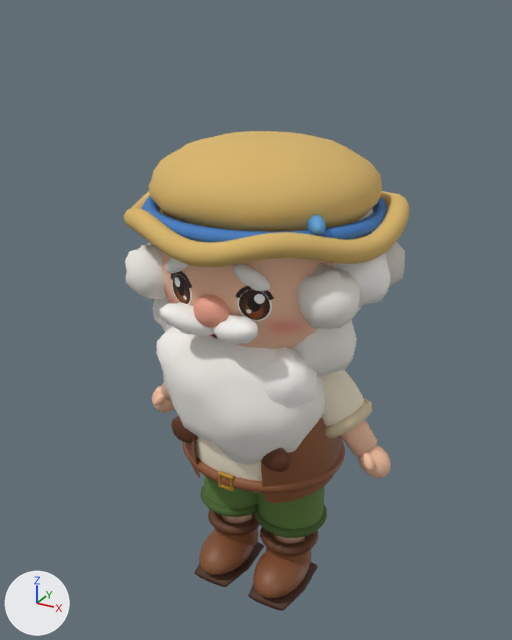
A saved change to the glTF model assets/models/npc_sam_fisherman_v02.glb.
Before and after are seen from a 50 mm camera at (0.821, -1.527, 1.591) aimed at (-0.022, 0.004, 0.825). Lighting does not change. The marker at lower left points along +X, +Y and +Z. The picture after the commit comes second. Vertices at exactly the same position are counted once.

The scene before the commit, as lines of its bpy script (objects in view):
```python
me_npc_sam_fisherman_v02 = bpy.data.meshes.new('npc_sam_fisherman_v02')
me_npc_sam_fisherman_v02.from_pydata(...)  # 11865 vertices, 23060 faces; spans x -0.382..0.382, y -0.328..0.348, z 0.002..1.314
# faces by material slot: [22116, 944]
me_npc_sam_fisherman_v02.materials.append(mat_npc_sam_fisherman_v02_body)
me_npc_sam_fisherman_v02.materials.append(mat_npc_sam_fisherman_v02_face)  # picture img_npc_sam_fisherman_v02_face_happy
ob_npc_sam_fisherman_v02 = bpy.data.objects.new('npc_sam_fisherman_v02', me_npc_sam_fisherman_v02)
ob_npc_sam_fisherman_v02.location = (0.0, 0.0, 0.0)
```
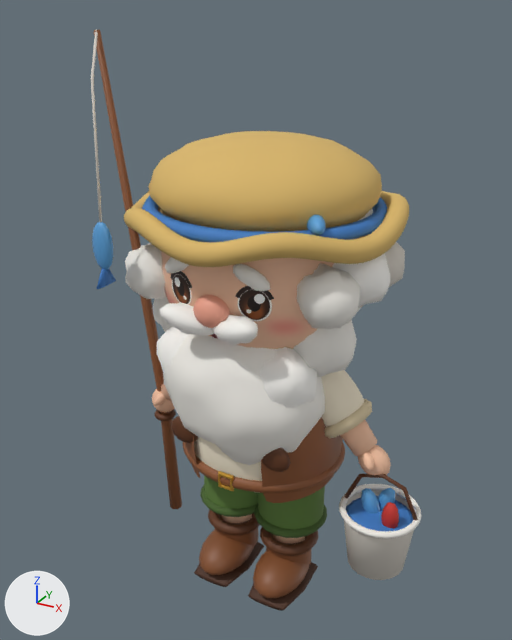
Changed parts and their boxes [x1, y1, x2, y2] in the pictures (512 x 640 px):
```json
{"object": "npc_sam_fisherman_v02", "change": "reshaped", "before": [124, 131, 409, 611], "after": [91, 29, 422, 611], "on screen": "16% wider, 21% taller"}
{"part": 1, "of": "me_npc_sam_fisherman_v02", "change": "added", "after": [92, 222, 113, 270], "on screen": "blue"}
{"part": 2, "of": "me_npc_sam_fisherman_v02", "change": "added", "after": [339, 483, 422, 539]}
{"part": 3, "of": "me_npc_sam_fisherman_v02", "change": "added", "after": [346, 496, 413, 531], "on screen": "blue"}
{"part": 4, "of": "me_npc_sam_fisherman_v02", "change": "added", "after": [361, 488, 380, 514]}
{"part": 5, "of": "me_npc_sam_fisherman_v02", "change": "added", "after": [381, 502, 399, 528]}
{"part": 6, "of": "me_npc_sam_fisherman_v02", "change": "added", "after": [377, 488, 395, 510]}
{"part": 7, "of": "me_npc_sam_fisherman_v02", "change": "added", "after": [154, 410, 176, 421]}
{"part": 8, "of": "me_npc_sam_fisherman_v02", "change": "added", "after": [344, 490, 414, 580]}
{"part": 9, "of": "me_npc_sam_fisherman_v02", "change": "added", "after": [344, 474, 418, 520]}
{"part": 10, "of": "me_npc_sam_fisherman_v02", "change": "added", "after": [94, 30, 182, 509]}
{"part": 11, "of": "me_npc_sam_fisherman_v02", "change": "added", "after": [91, 29, 102, 222]}
{"part": 12, "of": "me_npc_sam_fisherman_v02", "change": "added", "after": [97, 268, 116, 289]}
```

Scene script edits in JSON lines:
```json
{"block": "me_npc_sam_fisherman_v02", "where": "# used by ob_npc_sam_fisherman_v02; location = (0.0, 0.0, 0.0)"}
{"op": "remove", "block": "me_npc_sam_fisherman_v02", "code": "me_npc_sam_fisherman_v02.from_pydata(...)  # 11865 vertices, 23060 faces; spans x -0.382..0.382, y -0.328..0.348, z 0.002..1.314"}
{"op": "add", "block": "me_npc_sam_fisherman_v02", "code": "me_npc_sam_fisherman_v02.from_pydata(...)  # 12545 vertices, 24362 faces; spans x -0.408..0.479, y -0.328..0.348, z 0.002..1.545"}
{"block": "me_npc_sam_fisherman_v02", "change": "me_npc_sam_fisherman_v02 part 1: a new loose piece, a UV sphere (12 segments, 8 rings, poles along z) spanning x -0.33..-0.27, y -0.276..-0.244, z 1.001..1.125, in mat_npc_sam_fisherman_v02_body"}
{"block": "me_npc_sam_fisherman_v02", "change": "me_npc_sam_fisherman_v02 part 2: a new loose piece, a torus around z (ring radius 0.1, tube radius 0.009) spanning x 0.261..0.479, y -0.129..0.089, z 0.355..0.37, in mat_npc_sam_fisherman_v02_body"}
{"block": "me_npc_sam_fisherman_v02", "change": "me_npc_sam_fisherman_v02 part 3: a new loose piece, a UV sphere (18 segments, 6 rings, poles along z) spanning x 0.276..0.464, y -0.113..0.073, z 0.328..0.348, in mat_npc_sam_fisherman_v02_body"}
{"block": "me_npc_sam_fisherman_v02", "change": "me_npc_sam_fisherman_v02 part 4: the loose piece of 52 vertices spanning x 0.092..0.182, y -0.198..-0.172, z 0.51..0.59 is copied, and the copy is multiplied about its middle by the matrix ((0.501, 0.0, -0.428), (0.0, 1.429, 0.0), (0.182, 0.0, 1.175)), then moved by (0.203, 0.175, -0.188); it spans x 0.312..0.368, y -0.029..0.009, z 0.316..0.41"}
{"block": "me_npc_sam_fisherman_v02", "change": "me_npc_sam_fisherman_v02 part 5: a new loose piece, a UV sphere (10 segments, 6 rings, poles along z) spanning x 0.381..0.429, y -0.059..-0.021, z 0.313..0.413, in mat_npc_sam_fisherman_v02_body"}
{"block": "me_npc_sam_fisherman_v02", "change": "me_npc_sam_fisherman_v02 part 6: the loose piece of 52 vertices spanning x 0.092..0.182, y -0.198..-0.172, z 0.51..0.59 is copied, and the copy is multiplied about its middle by the matrix ((0.501, 0.0, 0.428), (0.0, 1.429, 0.0), (-0.182, 0.0, 1.175)), then moved by (0.233, 0.205, -0.188); it spans x 0.342..0.398, y 0.001..0.039, z 0.316..0.41"}
{"block": "me_npc_sam_fisherman_v02", "change": "me_npc_sam_fisherman_v02 part 7: a new loose piece of 72 vertices spanning x -0.374..-0.306, y -0.034..0.034, z 0.434..0.451, in mat_npc_sam_fisherman_v02_body"}
{"block": "me_npc_sam_fisherman_v02", "change": "me_npc_sam_fisherman_v02 part 8: a new loose piece of 41 vertices spanning x 0.27..0.47, y -0.12..0.08, z 0.173..0.363, in mat_npc_sam_fisherman_v02_body"}
{"block": "me_npc_sam_fisherman_v02", "change": "me_npc_sam_fisherman_v02 part 9: a new loose piece of 32 vertices spanning x 0.264..0.475, y -0.025..-0.015, z 0.36..0.479, in mat_npc_sam_fisherman_v02_body"}
{"block": "me_npc_sam_fisherman_v02", "change": "me_npc_sam_fisherman_v02 part 10: a new loose piece of 26 vertices spanning x -0.408..-0.32, y -0.108..0.05, z 0.068..1.545, in mat_npc_sam_fisherman_v02_body"}
{"block": "me_npc_sam_fisherman_v02", "change": "me_npc_sam_fisherman_v02 part 11: a new loose piece of 17 vertices spanning x -0.403..-0.297, y -0.263..-0.097, z 1.122..1.545, in mat_npc_sam_fisherman_v02_body"}
{"block": "me_npc_sam_fisherman_v02", "change": "me_npc_sam_fisherman_v02 part 12: a new loose piece of 14 vertices spanning x -0.306..-0.294, y -0.295..-0.225, z 0.961..1.009, in mat_npc_sam_fisherman_v02_body"}
```
